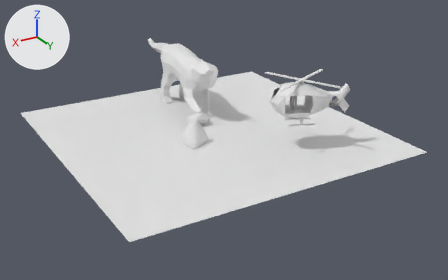
Two versions of the FBX model 3DcommunityViewer/viewer/map/scene_community.fbx, one commit apart.
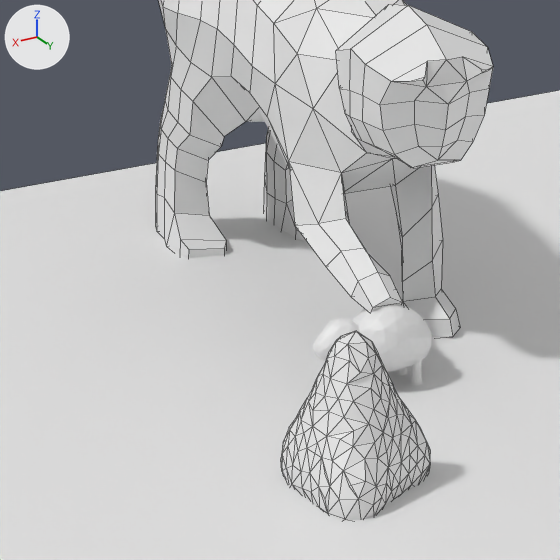
Each version is shown whole from a 50 mm camera at (16.33, 28.93, 13.69) aimed at (-0.64, 0.66, -0.45), then close up on the part from 30% to 51% of the width and 21% to 56% of the height. Arrows for +X, +Y and +Z are at upper left; the lights stay in place. The close-ups show mesh edges as thin lines. Where no turn or scale is listed for an object, it has been applied to the vertices.

Names of what the first close-up shows: 'JeMiaouleLeSoir_JeCodeLeSoir', 'caiilou-nez_Teerla', 'sheep_Teerla', 'terrain'.
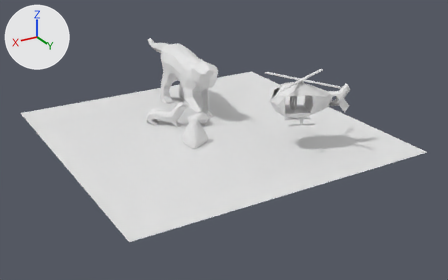
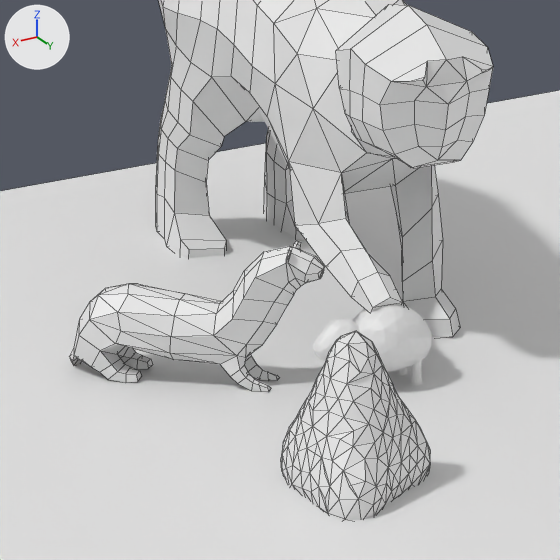
Commit message: added lummikode belette

The change, as a list of edits to the scene's bpy script:
```text
Add me_icosphere_001:
    me_icosphere_001.from_pydata(...)  # 234 vertices, 269 faces; spans x -1.01..1.0, y -1.13..0.98, z -0.03..1.52
Add ob_belette_lummikode:
    ob_belette_lummikode = bpy.data.objects.new('belette_lummikode', me_icosphere_001)
    ob_belette_lummikode.location = (1.59, -2.12, 0.0)
```

Changed parts and their boxes [x1, y1, x2, y2] in the close-ups (560 x 560 px):
'belette_lummikode', added: after [69, 241, 325, 392]
